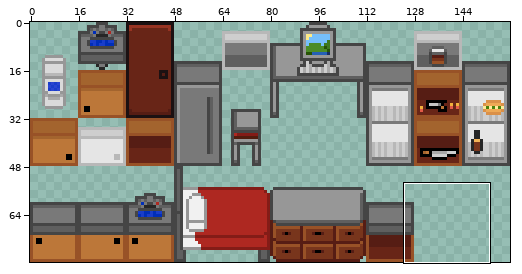
One commit to this sprite sheet: demos/Stressville/img/decor.png. The picture above shows the old version from afar; the outline marks the close-up.
Close-up. As it was:
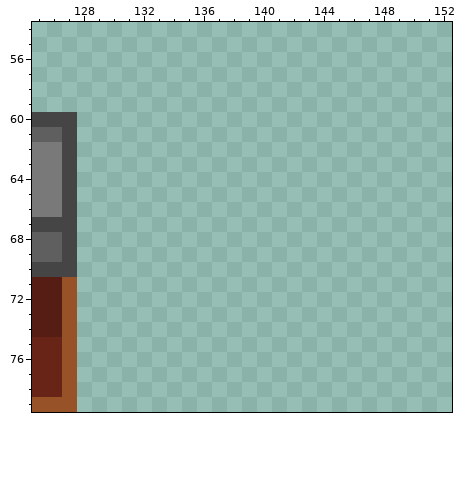
The file is 160x80 pixels. Colours within 5 levels of each other are drawn and written as one. Shown: x 125..152, y 54..79.
After the commit:
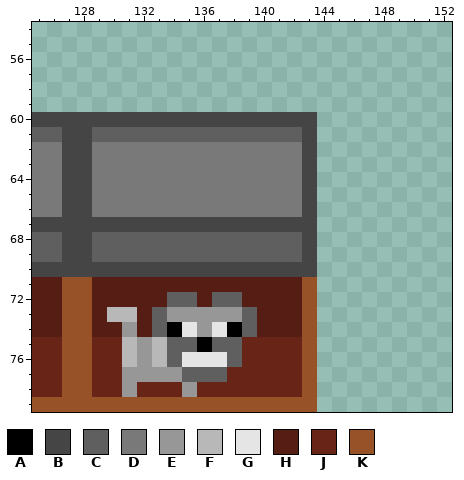
Palette (. is transparent): A #000000  B #454545  C #5f5f5f  D #797979  E #979797  F #b8b8b8  G #e5e5e5  H #561d14  J #682517  K #985227
From old to new:
@@ x 125..152 @@
 59 ............................
-60 BBB.........................
-61 CCB.........................
-62 DDB.........................
-63 DDB.........................
-64 DDB.........................
-65 DDB.........................
-66 DDB.........................
-67 BBB.........................
-68 CCB.........................
-69 CCB.........................
-70 BBB.........................
-71 HHK.........................
-72 HHK.........................
-73 HHK.........................
-74 HHK.........................
-75 JJK.........................
-76 JJK.........................
-77 JJK.........................
-78 JJK.........................
-79 KKK.........................
+60 BBBBBBBBBBBBBBBBBBB.........
+61 CCBBCCCCCCCCCCCCCCB.........
+62 DDBBDDDDDDDDDDDDDDB.........
+63 DDBBDDDDDDDDDDDDDDB.........
+64 DDBBDDDDDDDDDDDDDDB.........
+65 DDBBDDDDDDDDDDDDDDB.........
+66 DDBBDDDDDDDDDDDDDDB.........
+67 BBBBBBBBBBBBBBBBBBB.........
+68 CCBBCCCCCCCCCCCCCCB.........
+69 CCBBCCCCCCCCCCCCCCB.........
+70 BBBBBBBBBBBBBBBBBBB.........
+71 HHKKHHHHHHHHHHHHHHK.........
+72 HHKKHHHHHCCHCCHHHHK.........
+73 HHKKHFFHCEEEEECHHHK.........
+74 HHKKHHEHCAGEGACHHHK.........
+75 JJKKJJFEFCCACCJJJJK.........
+76 JJKKJJFEFCGGGCJJJJK.........
+77 JJKKJJEEEECCCJJJJJK.........
+78 JJKKJJEJJJEJJJJJJJK.........
+79 KKKKKKKKKKKKKKKKKKK.........
Boxes around the changes in both close-ups, in picture pixels (x1, y1, x2, y2):
added: (77, 112, 317, 412)
